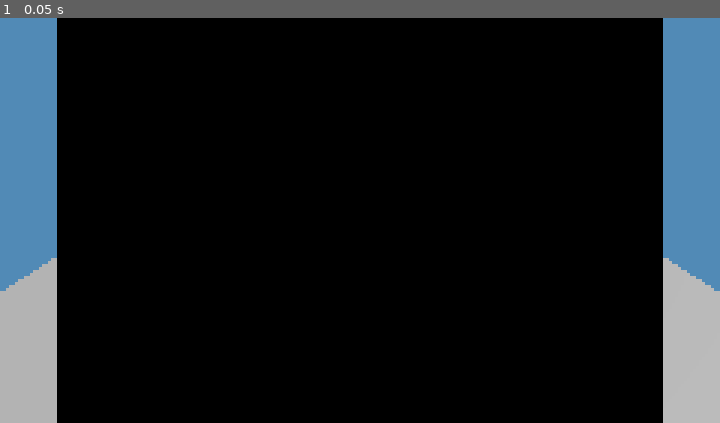
Above: before the commit, frame 1.
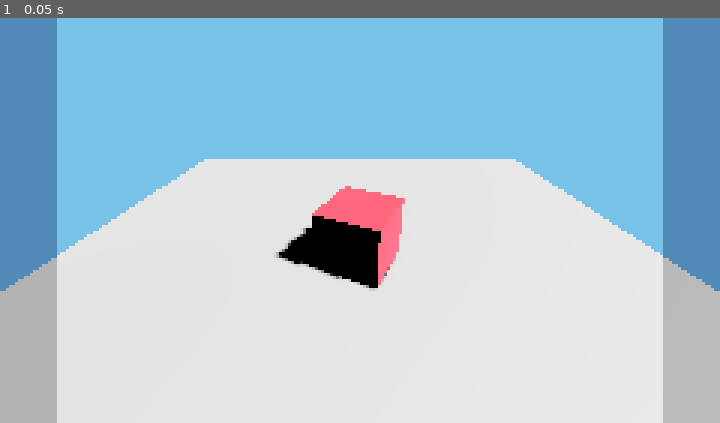
Above: after the commit, the same moment.

Repository: leopeltola/Godot-3d-pixelart-demo
Game: Godot game, scene res://demo.tscn
The game is run twice, just before and just after one commit, with the same random seed, the same clock (stepped at 60 frames per second) and the same inputs.
Inputs:
- Up to frame 1 (0.05 s): no input

The runs differ from the first frame. In frame 1, 83% of the frame differs, in the area x 7-93%, y 0-100%.

Commit message:
Depth outline

Diff:
--- a/pixelart_outline.gdshader
+++ b/pixelart_outline.gdshader
@@ -31,31 +31,32 @@
 	return abs(abs(depth_a)-abs(depth_b));
 }
 
+
+
 void fragment() {
 	float d = linear_depth(DEPTH_TEXTURE, SCREEN_UV, INV_PROJECTION_MATRIX);
 
-	// calculate the offset size of a single pixel
+	// calculate the screen uv offset size of a single pixel
 	vec2 screen_size = vec2(textureSize(SCREEN_TEXTURE, 1));
-
 	vec2 pixel_size = (distance_falloff / d) / vec2(screen_size.x, screen_size.y);
-	ALBEDO = vec3(d);
 
 	float du = linear_depth(DEPTH_TEXTURE, SCREEN_UV+vec2(0.0, pixel_size.y), INV_PROJECTION_MATRIX);
 	float dd = linear_depth(DEPTH_TEXTURE, SCREEN_UV+vec2(0.0, -pixel_size.y), INV_PROJECTION_MATRIX);
 	float dr = linear_depth(DEPTH_TEXTURE, SCREEN_UV+vec2(pixel_size.x, 0.0), INV_PROJECTION_MATRIX);
 	float dl = linear_depth(DEPTH_TEXTURE, SCREEN_UV+vec2(-pixel_size.x, 0.0), INV_PROJECTION_MATRIX);
 
-	// combine all the abs differences in depth of neighbors
-	float diff =
-		abs_diff(d, du) +
-		abs_diff(d, dl) +
-		abs_diff(d, dd) +
-		abs_diff(d, dr)
-	;
+	// combine all the differences in depth of neighbors
+	float diff = 0.0;
+	diff += clamp(du - d, 0., 1.);
+	diff += clamp(dd - d, 0., 1.);
+	diff += clamp(dr - d, 0., 1.);
+	diff += clamp(dl - d, 0., 1.);
+	diff = smoothstep(0.15, 0.7, diff);
 
 	vec3 original = texture(SCREEN_TEXTURE, SCREEN_UV).rgb;
 	vec3 outline = mix(outline_color.rgb, original, .5);
-	ALBEDO = mix(original, outline_color.rgb, diff);
+	ALBEDO = mix(original, outline.rgb, diff);
+
 //	ALBEDO = vec3(diff);
 
 //	ALPHA = smoothstep(smoothing_cutoff, max(smoothing_cutoff, smoothing_max), ALPHA);
